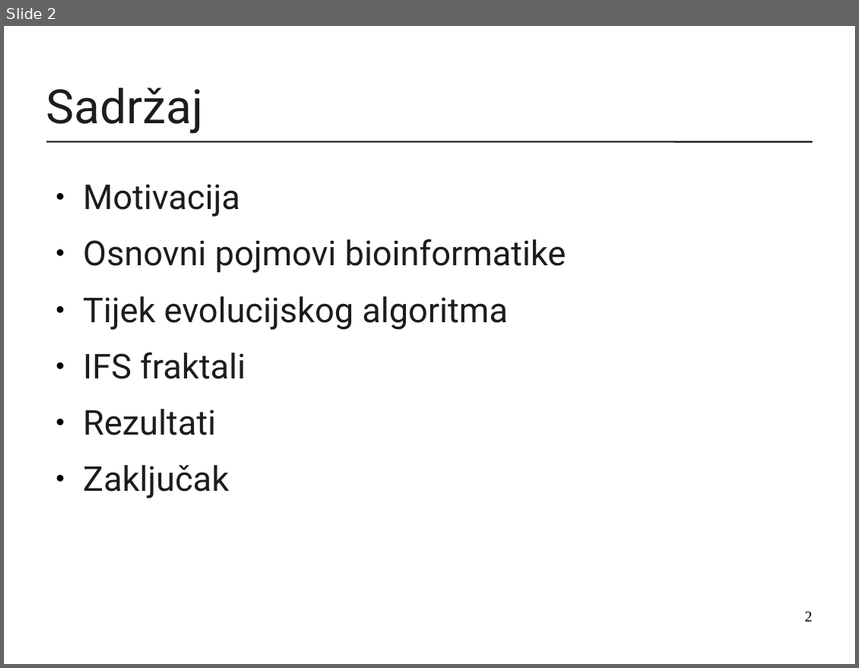
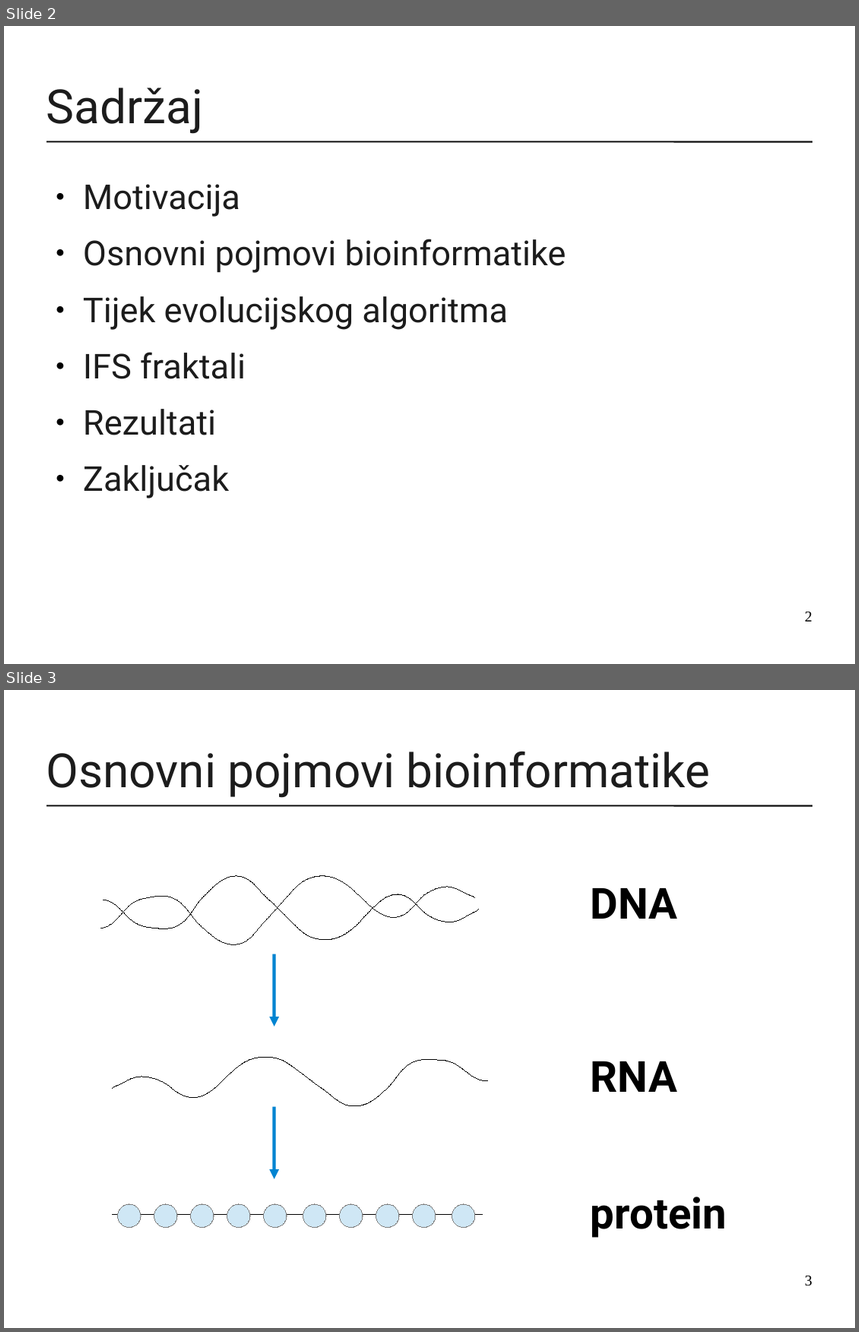
Before and after one commit to mirjamsk/DNAdrivenIFS, a slide deck: CD_bundle/prezentacija.odp. Shown one above the other, each under a label of ours: slide 2 before the commit, slides 2 and 3 after it. The pictures are 859x668 and 859x1332 pixels, drawn with LibreOffice and Linux fonts; fonts in the diff are those of the drawing. Boxes give left, top, right and bottom in pixels: in the first picture for what was removed or moved away, otherwise in the second. Text is boxed around its words. In the diff, an @@ line names an element or a change of style, - is before the commit and + after.

```diff
--- a/CD_bundle/prezentacija.odp
+++ b/CD_bundle/prezentacija.odp
@@ slide 3 added at (4, 690, 855, 1328), background #FFFFFF; not listed: 1 template element that a slide beside it also shows @@
@@ title added at (47, 751, 711, 798), 44 pt, text #1C1C1C @@
+Osnovni pojmovi bioinformatike
@@ group added at (101, 876, 727, 1238): 10 ellipses, 3 freeform shapes, 3 texts, 2 arrows, 1 line @@
+RNA
+DNA
+protein
@@ page number added at (805, 1276, 813, 1287), 14 pt, text #000000 @@
+3
```
Also in this commit, not shown: 1 other slide added, 1 other file.
